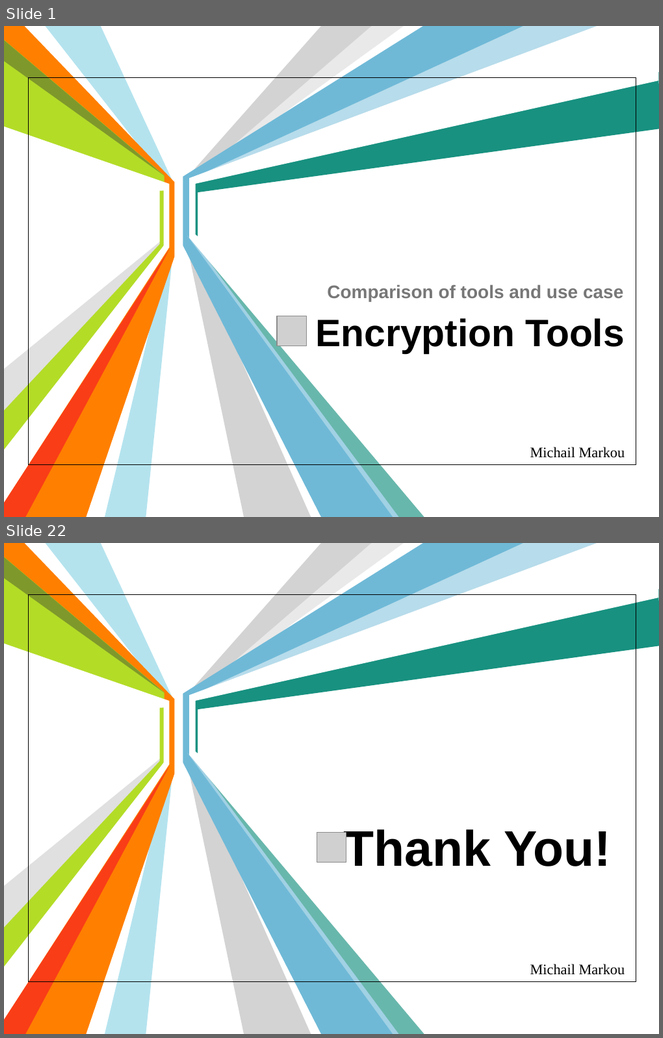
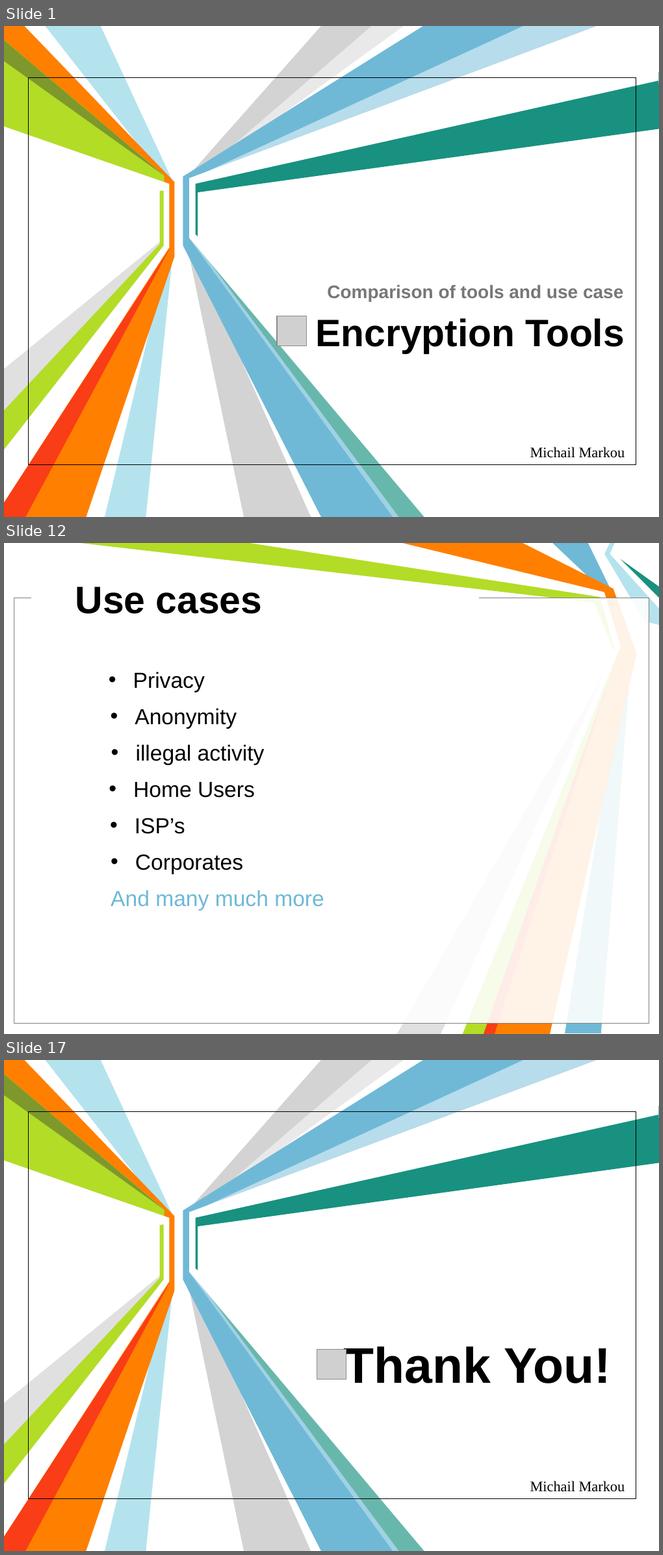
Before and after one commit to michailmarkou1995/BSc-Computer-Science-Projects, a slide deck: COMPUTER AND NETWORK SECURITY (CN6003)/Encryption_Tools_Presentation.pptx. Shown one above the other, each under a label of ours: slides 1 and 22 before the commit, slides 1, 12 and 17 after it; the slides between them are not shown. The pictures are 663x1038 and 663x1555 pixels, drawn with LibreOffice and Linux fonts; fonts in the diff are those of the drawing; grey boxes stand for pictures; background and template pictures are left out. Boxes give left, top, right and bottom in pixels: in the first picture for what was removed or moved away, otherwise in the second. Text is boxed around its words. In the diff, an @@ line names an element or a change of style, - is before the commit and + after.

```diff
--- a/COMPUTER AND NETWORK SECURITY (CN6003)/Encryption_Tools_Presentation.pptx
+++ b/COMPUTER AND NETWORK SECURITY (CN6003)/Encryption_Tools_Presentation.pptx
@@ slide 12 added at (4,543,659,1034), background #FFFFFF @@
@@ freeform shape added at (81,543,622,1034), fill #B3DC27 @@
@@ freeform shape added at (250,543,621,1034), fill #FFFFFF @@
@@ freeform shape added at (402,543,636,1034), fill #FF7F00 @@
@@ freeform shape added at (553,543,633,1034), fill #6FB9D7 @@
@@ freeform shape added at (605,543,659,625), fill #B4E3EE @@
@@ freeform shape added at (622,559,659,598), fill #189180 @@
@@ rectangle added at (14,598,649,1024), fill #FFFFFF at 69% opacity, outline #000000 0.75 pt @@
@@ rectangle added at (14,598,649,1024), fill #FFFFFF at 69% opacity, outline #808080 0.75 pt @@
@@ rectangle added at (31,592,479,603), fill #FFFFFF @@
@@ title added at (76,587,262,614), 42 pt, text #000000, bold @@
+Use cases
@@ text added at (133,672,205,693), 24 pt, text #000000 @@
+• Privacy
@@ freeform shape added at (397,661,611,1034), fill #E0E0E0 @@
@@ freeform shape added at (484,663,614,1034), fill #F93D17 @@
@@ text added at (135,708,237,729), 24 pt, text #000000 @@
+• Anonymity
@@ text added at (136,745,265,765), 24 pt, text #000000 @@
+• illegal activity
@@ text added at (133,782,255,798), 24 pt, text #000000 @@
+• Home Users
@@ text added at (135,818,185,834), 24 pt, text #000000 @@
+• ISP’s
@@ text added at (135,854,243,875), 24 pt, text #000000 @@
+• Corporates
@@ text added at (111,890,324,911), 24 pt, text #6FB9D7 @@
+And many much more
@@ what was slide 22 is now slide 17 @@
```
Also in this commit, not shown: 2 slides changed, 12 other slides added, 18 slides removed.
